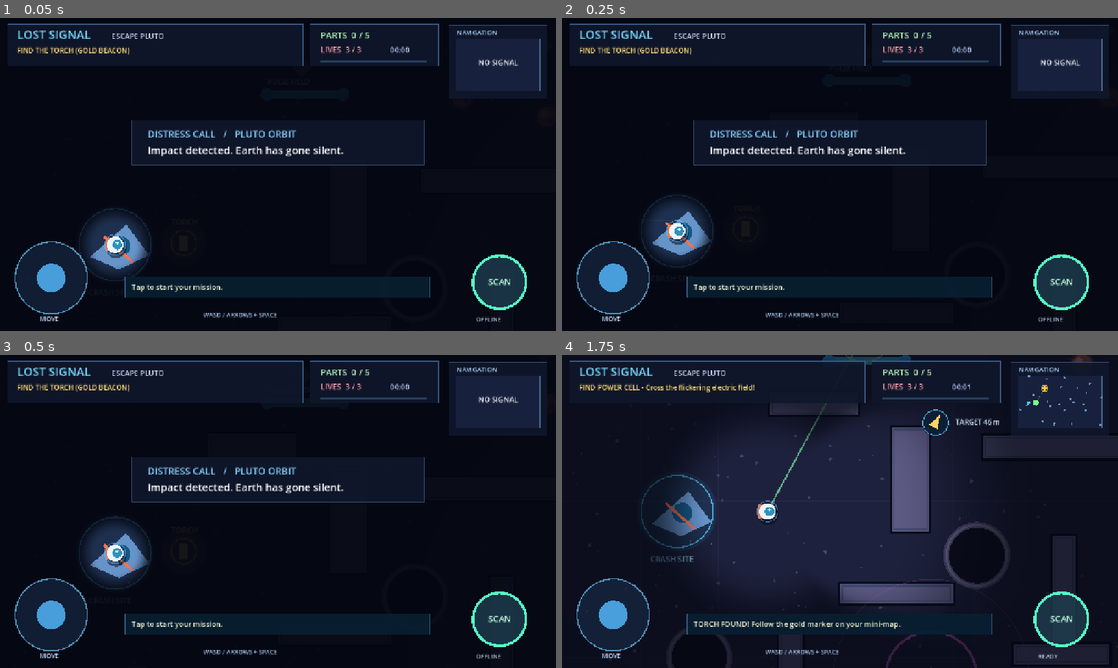
Above: before the commit, frames 1-4 (two rows, left to right).
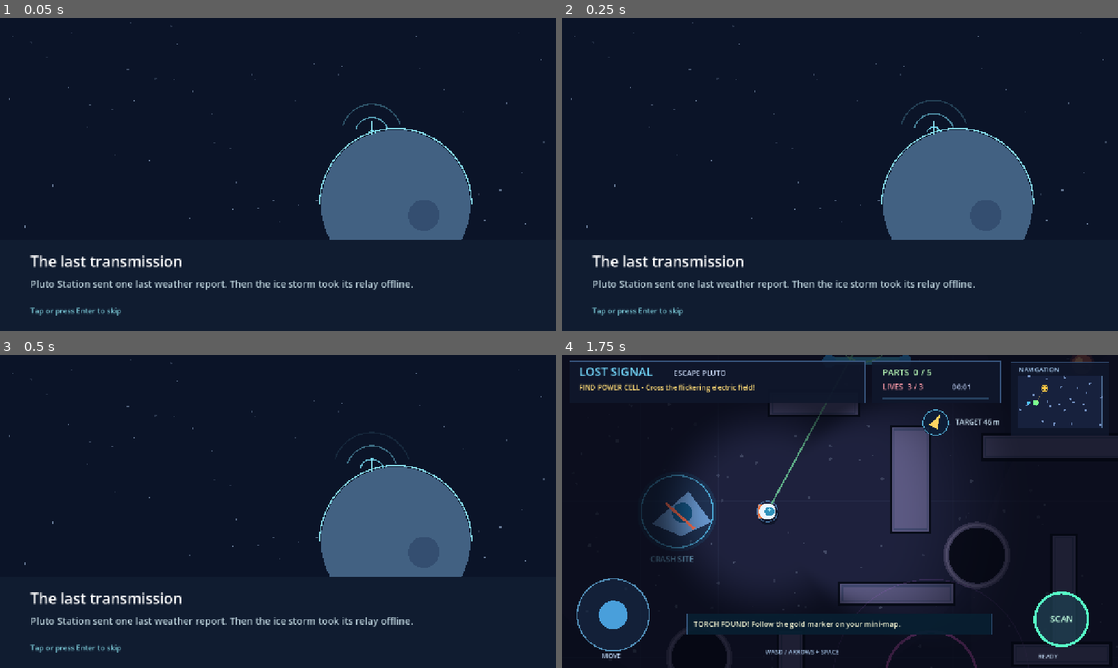
Above: after the commit, the same moments.

Repository: aazannoorkhuwaja/lost-signal-escape-pluto
Game: Godot game, scene res://main.tscn
Same seed, same stepped clock (60 frames per second), same inputs: the game is played once before the commit and once after it.
Inputs (mouse positions are in pixels of both pictures, inside the frame that each line leads up to):
- Up to frame 1 (0.05 s): no input
- Up to frame 2 (0.25 s): no input
- Up to frame 3 (0.5 s): no input
- Up to frame 4 (1.75 s): tap Enter at 0.5, 0.6 s; move the mouse to (962, 495) at 0.52 s; hold D 0.53-1.25 s; click (962, 495) at 0.67 s; tap Space at 0.77 s; drag from (728, 527) to (812, 574) at 1.27 s

The runs differ from the first frame. In frame 1, 32% of the frame differs, in the area x 0-100%, y 1-100%; in frame 2, 33%; in frame 3, 34%; in frame 4, nothing differs.

Commit message:
Open with an animated distress call, crash and component breakup

Diff:
--- a/LOST_SIGNAL_Godot_Project/LOST_SIGNAL_PlutO/hud.gd
+++ b/LOST_SIGNAL_Godot_Project/LOST_SIGNAL_PlutO/hud.gd
@@ -36,6 +36,9 @@
     if game == null:
         return
     draw_set_transform_matrix(safe_transform())
+    if game.mode == "intro":
+        draw_prologue(game.clock)
+        return
     panel(Rect2(18, 14, 680, 96))
     text_at("LOST SIGNAL", Vector2(39, 48), 27, Color(0.46, 0.86, 1.0))
     text_at("ESCAPE PLUTO", Vector2(257, 48), 17, Color(0.77, 0.83, 0.94))
@@ -107,14 +110,7 @@
         panel(Rect2(288, 595, 702, 48), Color(0.03, 0.12, 0.19, 0.93))
         text_at(game.message, Vector2(303, 625), 17, Color(0.95, 0.95, 0.82))
 
-    if game.mode == "intro":
-        if game.clock < 2:
-            panel(Rect2(304, 235, 672, 104))
-            text_at("DISTRESS CALL   /   PLUTO ORBIT", Vector2(340, 275), 22, Color.LIGHT_SKY_BLUE)
-            text_at("Impact detected. Earth has gone silent.", Vector2(340, 313), 24)
-            return
-        modal("LOST ON PLUTO", ["Your ship crashed. Five parts are missing.", "Find your TORCH, follow the mini-map, survive five trials.", "Recover every part and return to the ship.", "TAP ANYWHERE / PRESS ENTER TO START"])
-    elif game.mode == "dead":
+    if game.mode == "dead":
         modal("SIGNAL LOST", ["Your suit ran out of lives.", "Collected: %d / 5 components" % game.collected, "TAP ANYWHERE / PRESS ENTER TO RETRY"])
     elif game.mode == "win":
         modal("MISSION COMPLETE!", ["Flight time: %d:%02d   /   Suit integrity: %d of 3" % [int(game.time_elapsed) / 60, int(game.time_elapsed) % 60, game.lives], "Navigation confirmed: EARTH -- HOME.", "You escaped Pluto with all five components!", "TAP ANYWHERE / PRESS ENTER TO PLAY AGAIN"])
@@ -129,3 +125,65 @@
     text_at(heading, Vector2(312, 257), 38, Color(0.44, 0.91, 1.0))
     for i in range(lines.size()):
         text_at(str(lines[i]), Vector2(314, 326 + 46 * i), 21 if i != lines.size() - 1 else 18, Color(0.94, 0.95, 0.98) if i != lines.size() - 1 else Color(1, 0.82, 0.34))
+
+func draw_prologue(elapsed: float) -> void:
+    const TITLES := ["The last transmission", "One pilot, one repair flight", "No guidance", "Five trails in the ice"]
+    const CAPTIONS := [
+        "Pluto Station sent one last weather report. Then the ice storm took its relay offline.",
+        "Earth sent you to repair the relay. On approach, you called the station. Only static came back.",
+        "Without the landing beacon, you saw the ridge too late. The hull struck ice and split open.",
+        "Five ship components tore free and skidded across the plain. Your torch landed nearby."
+    ]
+    const BEAT := 5.0
+    var chapter := mini(int(elapsed / BEAT), TITLES.size() - 1)
+    var t := clampf((elapsed - chapter * BEAT) / BEAT, 0, 1)
+    var sky := Color("#0b1428")
+    var ice := Color("#85d9e7")
+    draw_rect(Rect2(0, 0, SW, SH), sky)
+    for i in range(80):
+        var star := Vector2((i * 379 + 29) % 1280, (i * i * 17 + 43) % 490)
+        draw_circle(star, 1 + i % 2, Color(0.75, 0.86, 1, 0.35 + 0.2 * sin(elapsed + i)))
+
+    if chapter < 2:
+        var planet := Vector2(911, 429)
+        draw_circle(planet, 172, Color("#426182"))
+        draw_arc(planet, 175, PI, TAU, 64, ice, 3)
+        draw_circle(planet + Vector2(65, 25), 36, Color("#344e70"))
+        var relay := planet - Vector2(55, 161)
+        draw_line(relay, relay + Vector2(0, -30), ice, 4)
+        for i in range(3):
+            var pulse := fmod(elapsed * 0.48 + i / 3.0, 1.0)
+            if chapter == 0 and t < 0.72:
+                draw_arc(relay, 6 + pulse * 92, PI * 1.1, PI * 1.9, 32, Color(0.5, 0.91, 1, 1 - pulse), 3)
+        if chapter == 1:
+            draw_flight_ship(Vector2(172, 125).lerp(Vector2(703, 250), smoothstep(0, 1, t)), 0.18)
+    else:
+        var ridge := PackedVector2Array([Vector2(0, 385), Vector2(264, 325), Vector2(425, 370), Vector2(725, 277), Vector2(910, 355), Vector2(1280, 296), Vector2(1280, 520), Vector2(0, 520)])
+        draw_colored_polygon(ridge, Color("#354866"))
+        draw_polyline(ridge.slice(0, 6), ice, 3)
+        var impact := Vector2(700, 283)
+        var descent := smoothstep(0, 0.82, t) if chapter == 2 else 1.0
+        draw_flight_ship(Vector2(145, 115).lerp(impact, descent), 0.12 + descent * 0.24)
+        if chapter == 2 and t > 0.82:
+            var shock := (t - 0.82) / 0.18
+            draw_arc(impact, 6 + shock * 94, 0, TAU, 48, Color(1, 0.8, 0.55, 1 - shock), 5)
+        if chapter == 3:
+            for i in range(5):
+                var dest := Vector2(160 + i * 236, 410 + (i % 2) * 46)
+                var travel := smoothstep(0, 0.64, t)
+                var pos := impact.lerp(dest, travel) - Vector2(0, sin(travel * PI) * (52 + i * 9))
+                draw_line(impact, pos, Color(0.9, 0.7, 0.45, 0.22), 2)
+                draw_circle(pos, 6, game.parts[i]["color"])
+
+    draw_rect(Rect2(0, 510, SW, 210), Color("#101c30"))
+    text_at(TITLES[chapter], Vector2(70, 573), 34, Color.WHITE)
+    text_at(CAPTIONS[chapter], Vector2(70, 620), 22, Color("#c0d6df"))
+    var action := "Tap or press Enter to begin" if chapter == 3 else "Tap or press Enter to skip"
+    text_at(action, Vector2(70, 680), 17, ice)
+
+func draw_flight_ship(center: Vector2, tilt: float) -> void:
+    var hull := PackedVector2Array()
+    for corner in [Vector2(37, 0), Vector2(-21, -14), Vector2(-12, 0), Vector2(-21, 14)]:
+        hull.append(center + corner.rotated(tilt))
+    draw_colored_polygon(hull, Color("#e1e8ed"))
+    draw_circle(center + Vector2(9, 0).rotated(tilt), 5, Color("#589bb6"))
